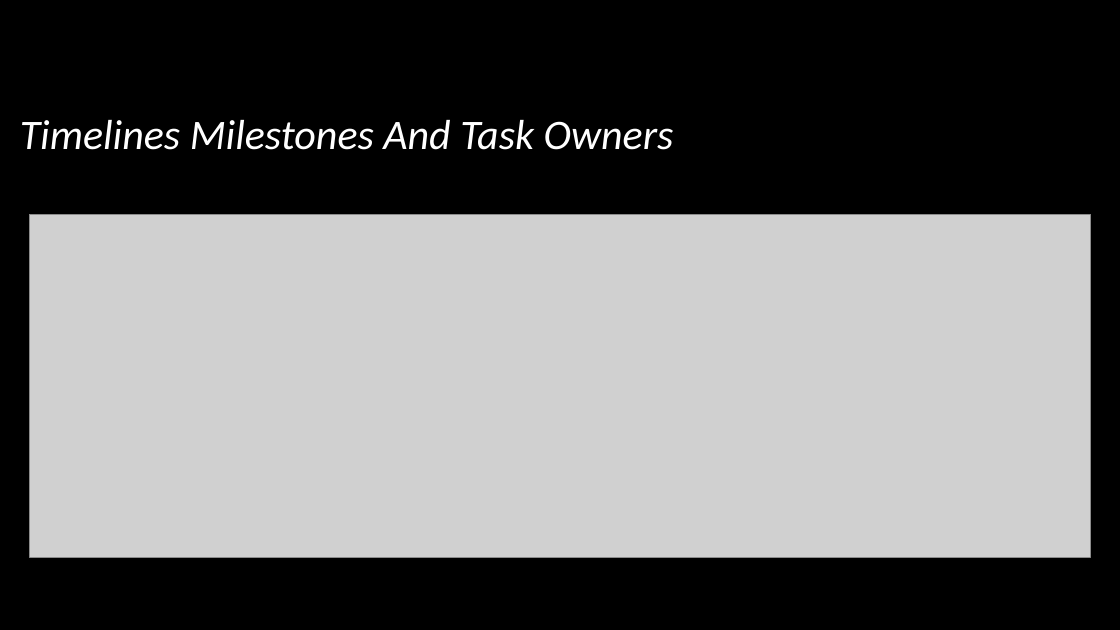
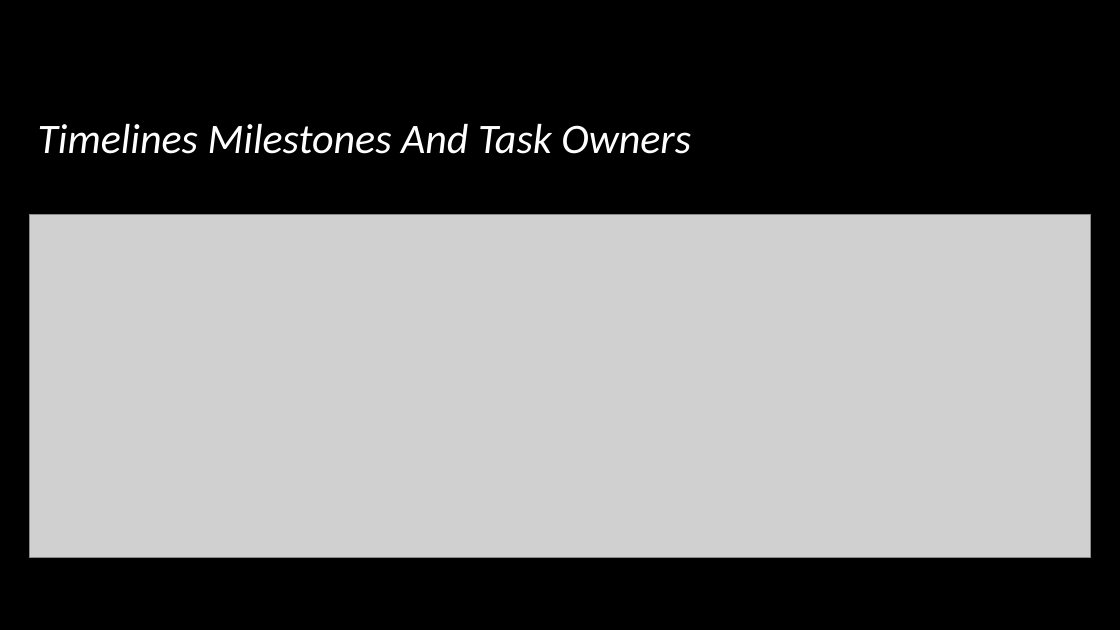
Before and after one commit to EvanGrill/CS436_Big_Data_Systems, a slide deck: slide 10 of doc/Bigdataproposal.pptx. Drawn at 1120x630 pixels with LibreOffice and Linux fonts; fonts in the diff are those of the drawing; grey boxes stand for pictures; background and template pictures are left out. Boxes give left, top, right and bottom in pixels: in the first picture for what was removed or moved away, otherwise in the second. Text is boxed around its words. In the diff, an @@ line names an element or a change of style, - is before the commit and + after.

```diff
--- a/doc/Bigdataproposal.pptx
+++ b/doc/Bigdataproposal.pptx
@@ title "Timelines Milestones And Task Owners": place and size @@
-title "Timelines Milestones And Task Owners" at box(20, 120, 674, 150)
+title "Timelines Milestones And Task Owners" at box(38, 124, 691, 154)
```
Also in this commit, not shown: 4 other slides changed, 2 slides added, 2 slides removed.
